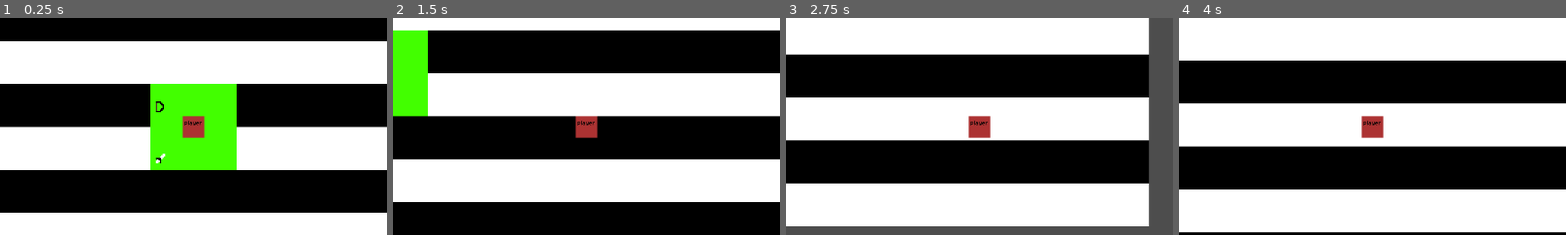
Above: before the commit, frames 1-4 (left to right).
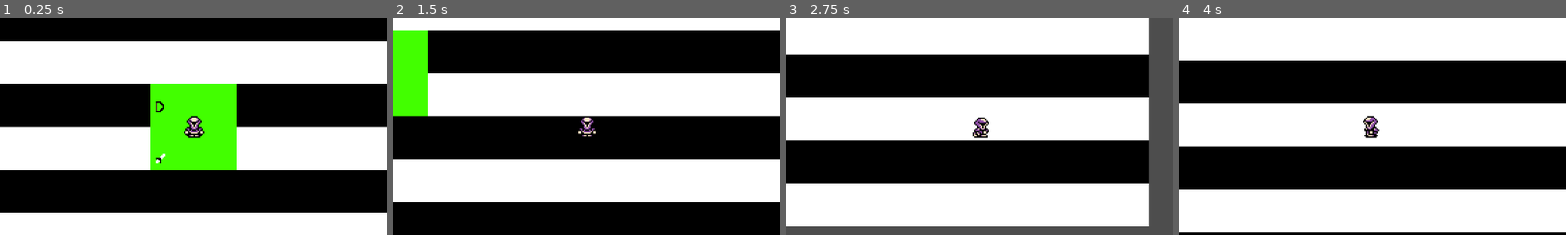
Above: after the commit, the same moments.

Repository: septimus1213/The-Ebon-Synod-TempName-
Game: Godot game, scene res://root.tscn
Two runs of this game, one before a commit and one after it. Both use one fixed random seed, a clock stepped at 60 frames per second and the inputs below.
Inputs (mouse positions are % of the whole screen's width and height, from its top left):
- Up to frame 1 (0.25 s): no input
- Up to frame 2 (1.5 s): tap Enter at 0.5 s; move the mouse to (72, 45) at 0.52 s; hold D (move_right) 0.53-1.28 s; click (72, 45) at 0.6 s; move the mouse to (30, 55) at 1.27 s; hold S (move_down) from 1.28 s (still down); tap Q (Drop_Item) at 1.35 s
- Up to frame 3 (2.75 s): move the mouse to (60, 28) at 2.02 s; release S (move_down) at 2.03 s; hold D (move_right) from 2.03 s (still down); tap E (Pickup_Item) at 2.1 s
- Up to frame 4 (4 s): move the mouse to (45, 70) at 2.77 s; release D (move_right) at 2.78 s; hold W (move_up) 2.78-3.53 s; tap Shift (dash) at 2.85 s; move the mouse to (80, 65) at 3.52 s; hold A (move_left) from 3.53 s (still down); click (80, 65) at 3.6 s
The pictures show only the part of the screen within x 25-75%, y 25-75%; the shares and areas given below are measured in that part.

The runs differ from the first frame. In frame 1, 0.6% of the frame differs, in the area x 47-53%, y 45-56%; in frame 2, 0.6%; in frame 3, 0.6%; in frame 4, 0.6%.

Commit message:
player walk animations

Diff:
--- a/Scenes/PrefabScenes/player.tscn
+++ b/Scenes/PrefabScenes/player.tscn
@@ -1,18 +1,134 @@
-[gd_scene load_steps=3 format=3 uid="uid://dt27suyijgyho"]
+[gd_scene load_steps=18 format=3 uid="uid://dt27suyijgyho"]
 
-[ext_resource type="Texture2D" uid="uid://b3csylisx5xwy" path="res://pp.png" id="2_ycbe0"]
+[ext_resource type="Script" uid="uid://cj4en2phmgdj7" path="res://Scripts/scr_player/player.gd" id="1_il23p"]
+[ext_resource type="Texture2D" uid="uid://4b3oeqp4auyu" path="res://Assets/Player And Attributes/Knight_walk-Sheet.png" id="2_ycbe0"]
 
 [sub_resource type="RectangleShape2D" id="RectangleShape2D_i58a6"]
 size = Vector2(16.625, 16.875)
 
+[sub_resource type="AtlasTexture" id="AtlasTexture_i58a6"]
+atlas = ExtResource("2_ycbe0")
+region = Rect2(0, 16, 16, 16)
+
+[sub_resource type="AtlasTexture" id="AtlasTexture_ekqqt"]
+atlas = ExtResource("2_ycbe0")
+region = Rect2(16, 16, 16, 16)
+
+[sub_resource type="AtlasTexture" id="AtlasTexture_eu86c"]
+atlas = ExtResource("2_ycbe0")
+region = Rect2(32, 16, 16, 16)
+
+[sub_resource type="AtlasTexture" id="AtlasTexture_2ypje"]
+atlas = ExtResource("2_ycbe0")
+region = Rect2(48, 16, 16, 16)
+
+[sub_resource type="AtlasTexture" id="AtlasTexture_4ob61"]
+atlas = ExtResource("2_ycbe0")
+region = Rect2(128, 32, 16, 16)
+
+[sub_resource type="AtlasTexture" id="AtlasTexture_onxj1"]
+atlas = ExtResource("2_ycbe0")
+region = Rect2(112, 32, 16, 16)
+
+[sub_resource type="AtlasTexture" id="AtlasTexture_fgwp8"]
+atlas = ExtResource("2_ycbe0")
+region = Rect2(80, 16, 16, 16)
+
+[sub_resource type="AtlasTexture" id="AtlasTexture_pgwn8"]
+atlas = ExtResource("2_ycbe0")
+region = Rect2(96, 16, 16, 16)
+
+[sub_resource type="AtlasTexture" id="AtlasTexture_emhys"]
+atlas = ExtResource("2_ycbe0")
+region = Rect2(0, 32, 16, 16)
+
+[sub_resource type="AtlasTexture" id="AtlasTexture_k0umj"]
+atlas = ExtResource("2_ycbe0")
+region = Rect2(16, 32, 16, 16)
+
+[sub_resource type="AtlasTexture" id="AtlasTexture_am052"]
+atlas = ExtResource("2_ycbe0")
+region = Rect2(32, 32, 16, 16)
+
+[sub_resource type="AtlasTexture" id="AtlasTexture_7ded8"]
+atlas = ExtResource("2_ycbe0")
+region = Rect2(48, 32, 16, 16)
+
+[sub_resource type="AtlasTexture" id="AtlasTexture_il23p"]
+atlas = ExtResource("2_ycbe0")
+region = Rect2(0, 32, 16, 16)
+
+[sub_resource type="SpriteFrames" id="SpriteFrames_cbwd1"]
+animations = [{
+"frames": [{
+"duration": 1.0,
+"texture": SubResource("AtlasTexture_i58a6")
+}, {
+"duration": 1.0,
+"texture": SubResource("AtlasTexture_ekqqt")
+}, {
+"duration": 1.0,
+"texture": SubResource("AtlasTexture_eu86c")
+}, {
+"duration": 1.0,
+"texture": SubResource("AtlasTexture_2ypje")
+}],
+"loop": true,
+"name": &"WalkDown",
+"speed": 5.0
+}, {
+"frames": [{
+"duration": 1.0,
+"texture": SubResource("AtlasTexture_4ob61")
+}, {
+"duration": 1.0,
+"texture": SubResource("AtlasTexture_onxj1")
+}],
+"loop": true,
+"name": &"WalkLeft",
+"speed": 5.0
+}, {
+"frames": [{
+"duration": 1.0,
+"texture": SubResource("AtlasTexture_fgwp8")
+}, {
+"duration": 1.0,
+"texture": SubResource("AtlasTexture_pgwn8")
+}],
+"loop": true,
+"name": &"WalkRight",
+"speed": 5.0
+}, {
+"frames": [{
+"duration": 1.0,
+"texture": SubResource("AtlasTexture_emhys")
+}, {
+"duration": 1.0,
+"texture": SubResource("AtlasTexture_k0umj")
+}, {
+"duration": 1.0,
+"texture": SubResource("AtlasTexture_am052")
+}, {
+"duration": 1.0,
+"texture": SubResource("AtlasTexture_7ded8")
+}],
+"loop": true,
+"name": &"WalkUp",
+"speed": 5.0
+}, {
+"frames": [{
+"duration": 1.0,
+"texture": SubResource("AtlasTexture_il23p")
+}],
+"loop": true,
+"name": &"idle",
+"speed": 5.0
+}]
+
 [node name="Player" type="CharacterBody2D"]
 z_index = 5
 collision_layer = 2
-
-[node name="Sprite2D" type="Sprite2D" parent="."]
-position = Vector2(-3.0517578e-05, 0)
-scale = Vector2(0.25585923, 0.25390628)
-texture = ExtResource("2_ycbe0")
+script = ExtResource("1_il23p")
 
 [node name="CollisionShape2D" type="CollisionShape2D" parent="."]
 shape = SubResource("RectangleShape2D_i58a6")
@@ -22,4 +138,10 @@
 
 [node name="Timer" type="Timer" parent="."]
 
+[node name="Walking" type="AnimatedSprite2D" parent="."]
+texture_filter = 1
+sprite_frames = SubResource("SpriteFrames_cbwd1")
+animation = &"WalkUp"
+frame_progress = 0.3491776
+
 [connection signal="timeout" from="Timer" to="." method="_on_timer_timeout"]
--- a/Scripts/scr_player/player.gd
+++ b/Scripts/scr_player/player.gd
@@ -5,6 +5,9 @@
 @export var dashspeed = 3000
 @onready var collision_shape_2d: CollisionShape2D = $CollisionShape2D
 @onready var timer: Timer = $Timer
+@onready var animated_sprite_2d: AnimatedSprite2D = $Walking
+
+
 var is_dash_ready = true
 
 
@@ -12,12 +15,23 @@
 # set timer length
 func _ready() -> void:
 	timer.wait_time = DashTimer
+	print(animated_sprite_2d)
 
 # walk  left right up down and dash with a timer between dash of x secconds
 func _physics_process(_delta):
 
 	var direction = Input.get_vector("move_left", "move_right", "move_up", "move_down")
 	velocity = direction * speed
+	if direction.x < 0:
+		animated_sprite_2d.play("WalkLeft")
+	elif direction.x > 0:
+		animated_sprite_2d.play("WalkRight")
+	elif direction.y < 0:
+		animated_sprite_2d.play("WalkUp")
+	elif direction.y > 0:
+		animated_sprite_2d.play("WalkDown")
+	else:
+		animated_sprite_2d.play("idle")
 
 
 	var dash = Input.is_action_just_pressed("dash")
--- a/root.tscn
+++ b/root.tscn
@@ -1,7 +1,7 @@
-[gd_scene load_steps=11 format=3 uid="uid://bx8bsjabsig65"]
+[gd_scene load_steps=25 format=3 uid="uid://bx8bsjabsig65"]
 
 [ext_resource type="Script" uid="uid://cj4en2phmgdj7" path="res://Scripts/scr_player/player.gd" id="1_pyidc"]
-[ext_resource type="Texture2D" uid="uid://b3csylisx5xwy" path="res://pp.png" id="2_vvh5c"]
+[ext_resource type="Texture2D" uid="uid://4b3oeqp4auyu" path="res://Assets/Player And Attributes/Knight_walk-Sheet.png" id="2_vyht1"]
 [ext_resource type="Texture2D" uid="uid://c3u8goof4ksup" path="res://Assets/TilesSets/Tilesettest.png" id="3_vvh5c"]
 [ext_resource type="PackedScene" uid="uid://bxesyw30mgefc" path="res://Scenes/PrefabScenes/player_with_sword.tscn" id="5_jnlp7"]
 [ext_resource type="PackedScene" uid="uid://r8weomta0yow" path="res://Scenes/PrefabScenes/sword_ground.tscn" id="5_l8v81"]
@@ -10,6 +10,125 @@
 
 [sub_resource type="RectangleShape2D" id="RectangleShape2D_28aoi"]
 size = Vector2(16.625, 16.875)
+
+[sub_resource type="AtlasTexture" id="AtlasTexture_i58a6"]
+atlas = ExtResource("2_vyht1")
+region = Rect2(0, 16, 16, 16)
+
+[sub_resource type="AtlasTexture" id="AtlasTexture_ekqqt"]
+atlas = ExtResource("2_vyht1")
+region = Rect2(16, 16, 16, 16)
+
+[sub_resource type="AtlasTexture" id="AtlasTexture_eu86c"]
+atlas = ExtResource("2_vyht1")
+region = Rect2(32, 16, 16, 16)
+
+[sub_resource type="AtlasTexture" id="AtlasTexture_2ypje"]
+atlas = ExtResource("2_vyht1")
+region = Rect2(48, 16, 16, 16)
+
+[sub_resource type="AtlasTexture" id="AtlasTexture_4ob61"]
+atlas = ExtResource("2_vyht1")
+region = Rect2(128, 32, 16, 16)
+
+[sub_resource type="AtlasTexture" id="AtlasTexture_onxj1"]
+atlas = ExtResource("2_vyht1")
+region = Rect2(112, 32, 16, 16)
+
+[sub_resource type="AtlasTexture" id="AtlasTexture_fgwp8"]
+atlas = ExtResource("2_vyht1")
+region = Rect2(80, 16, 16, 16)
+
+[sub_resource type="AtlasTexture" id="AtlasTexture_pgwn8"]
+atlas = ExtResource("2_vyht1")
+region = Rect2(96, 16, 16, 16)
+
+[sub_resource type="AtlasTexture" id="AtlasTexture_emhys"]
+atlas = ExtResource("2_vyht1")
+region = Rect2(0, 32, 16, 16)
+
+[sub_resource type="AtlasTexture" id="AtlasTexture_k0umj"]
+atlas = ExtResource("2_vyht1")
+region = Rect2(16, 32, 16, 16)
+
+[sub_resource type="AtlasTexture" id="AtlasTexture_am052"]
+atlas = ExtResource("2_vyht1")
+region = Rect2(32, 32, 16, 16)
+
+[sub_resource type="AtlasTexture" id="AtlasTexture_7ded8"]
+atlas = ExtResource("2_vyht1")
+region = Rect2(48, 32, 16, 16)
+
+[sub_resource type="AtlasTexture" id="AtlasTexture_vyht1"]
+atlas = ExtResource("2_vyht1")
+region = Rect2(0, 16, 16, 16)
+
+[sub_resource type="SpriteFrames" id="SpriteFrames_bf3um"]
+animations = [{
+"frames": [{
+"duration": 1.0,
+"texture": SubResource("AtlasTexture_i58a6")
+}, {
+"duration": 1.0,
+"texture": SubResource("AtlasTexture_ekqqt")
+}, {
+"duration": 1.0,
+"texture": SubResource("AtlasTexture_eu86c")
+}, {
+"duration": 1.0,
+"texture": SubResource("AtlasTexture_2ypje")
+}],
+"loop": true,
+"name": &"WalkDown",
+"speed": 5.0
+}, {
+"frames": [{
+"duration": 1.0,
+"texture": SubResource("AtlasTexture_4ob61")
+}, {
+"duration": 1.0,
+"texture": SubResource("AtlasTexture_onxj1")
+}],
+"loop": true,
+"name": &"WalkLeft",
+"speed": 5.0
+}, {
+"frames": [{
+"duration": 1.0,
+"texture": SubResource("AtlasTexture_fgwp8")
+}, {
+"duration": 1.0,
+"texture": SubResource("AtlasTexture_pgwn8")
+}],
+"loop": true,
+"name": &"WalkRight",
+"speed": 5.0
+}, {
+"frames": [{
+"duration": 1.0,
+"texture": SubResource("AtlasTexture_emhys")
+}, {
+"duration": 1.0,
+"texture": SubResource("AtlasTexture_k0umj")
+}, {
+"duration": 1.0,
+"texture": SubResource("AtlasTexture_am052")
+}, {
+"duration": 1.0,
+"texture": SubResource("AtlasTexture_7ded8")
+}],
+"loop": true,
+"name": &"WalkUp",
+"speed": 5.0
+}, {
+"frames": [{
+"duration": 1.0,
+"texture": SubResource("AtlasTexture_vyht1")
+}],
+"loop": true,
+"name": &"idle",
+"speed": 5.0
+}]
 
 [sub_resource type="TileSetAtlasSource" id="TileSetAtlasSource_28aoi"]
 texture = ExtResource("3_vvh5c")
@@ -28,11 +147,6 @@
 collision_layer = 6
 script = ExtResource("1_pyidc")
 
-[node name="Sprite2D" type="Sprite2D" parent="Player"]
-position = Vector2(-3.0517578e-05, 0)
-scale = Vector2(0.25585923, 0.25390628)
-texture = ExtResource("2_vvh5c")
-
 [node name="CollisionShape2D" type="CollisionShape2D" parent="Player"]
 shape = SubResource("RectangleShape2D_28aoi")
 
@@ -40,6 +154,11 @@
 
 [node name="Camera2D2" type="Camera2D" parent="Player"]
 zoom = Vector2(2, 2)
+
+[node name="Walking" type="AnimatedSprite2D" parent="Player"]
+texture_filter = 1
+sprite_frames = SubResource("SpriteFrames_bf3um")
+animation = &"idle"
 
 [node name="TileMap" type="TileMap" parent="."]
 tile_set = SubResource("TileSet_jnlp7")
Binary file added: Assets/Player And Attributes/Knight_walk-Sheet.png
Not shown, added: Assets/Player And Attributes/Knight_walk-Sheet.png.import
